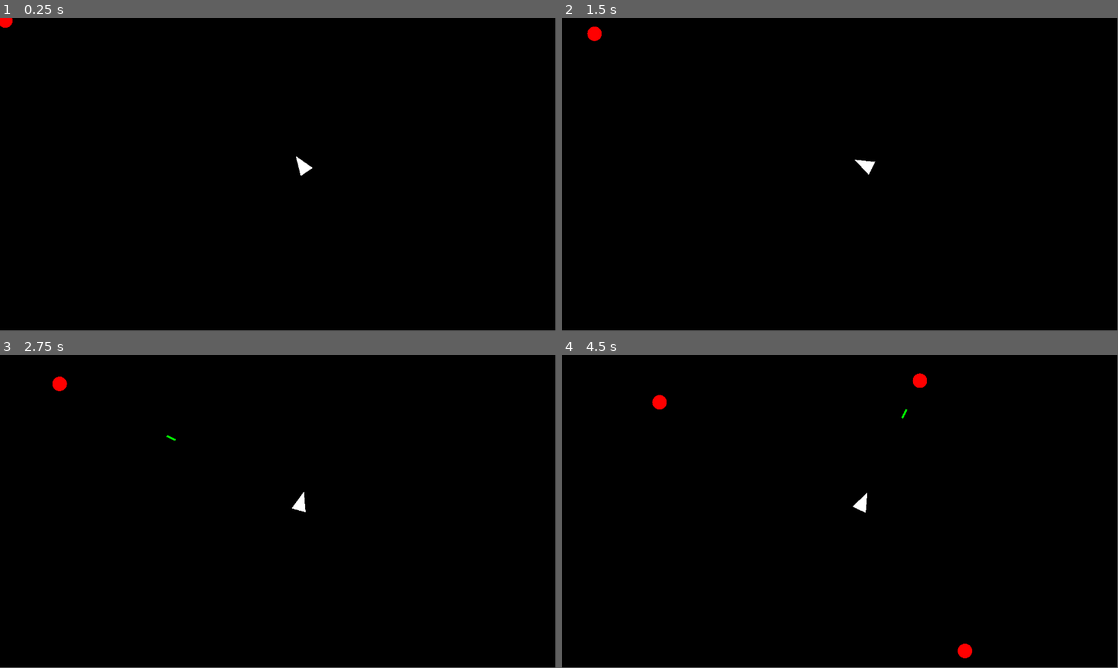
Above: before the commit, frames 1-4 (two rows, left to right).
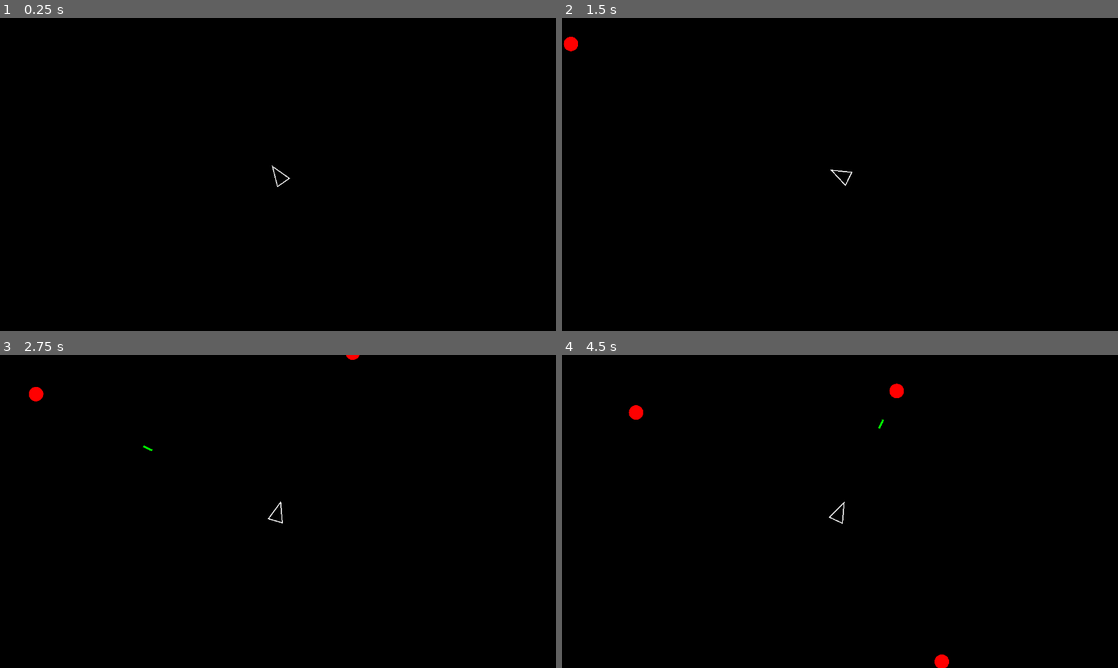
Above: after the commit, the same moments.

Repository: Ranzor/incremental
Game: Godot game, scene res://scenes/game.tscn
Same seed, same stepped clock (60 frames per second), same inputs: the game is played once before the commit and once after it.
Inputs:
- Up to frame 1 (0.25 s): no input
- Up to frame 2 (1.5 s): no input
- Up to frame 3 (2.75 s): no input
- Up to frame 4 (4.5 s): no input
In our replay, the window is 799x449 before the commit and 800x450 after it. These sizes can differ from the game's own. Grey fills any space a smaller window leaves; there, only what the larger window draws over its background counts as a difference.

The runs differ from the first frame. In frame 1, 0.2% of the frame differs, in the area x 0-57%, y 0-54%; in frame 2, 0.3%; in frame 3, 0.4%; in frame 4, 0.8%, in the area x 12-74%, y 5-100%.

Commit message:
Added upgrade menu

Diff:
--- a/Scripts/circle_enemy.gd
+++ b/Scripts/circle_enemy.gd
@@ -21,7 +21,7 @@
 func take_damage(damage) -> void:
 	current_health -= damage
 	if current_health <= 0:
-		queue_free()
+		die()
 
 func _draw() -> void:
 	draw_circle(Vector2(0,0), 15, Color(1,0,0),true)
@@ -35,4 +35,8 @@
 	if area.is_in_group("players"):
 		print("hit the dude!")
 		area.take_damage(damage)
-		queue_free()
+		die()
+
+func die() -> void:
+	PlayerData.upgrade_points += 1
+	queue_free()
--- /dev/null
+++ b/Scripts/player_data.gd
@@ -0,0 +1,21 @@
+extends Node
+
+var upgrade_points : int = 0
+
+var fire_rate : float = 1.0
+var fire_rate_cost : int = 10
+
+var max_health : int = 20
+var max_health_cost : int = 10
+
+var damage : int = 10
+var damage_cost : int = 10
+
+var multi_shot_level : int = 0
+var multi_shot_cost : int = 10
+
+func reset() -> void:
+	fire_rate = 1.0
+	max_health = 100
+	damage = 10
+	multi_shot_level = 0
--- a/Scripts/player_ship.gd
+++ b/Scripts/player_ship.gd
@@ -3,6 +3,10 @@
 @export var fire_rate: float = 1.0
 @export var max_health : int = 100
 var current_health : int = max_health
+
+@export var damage : int = 10
+@export var multi_shot_level : int = 0
+
 
 @export var triangle_size : float = 20.0
 @export var rotation_speed : float = 3.0
@@ -15,6 +19,15 @@
 var is_aligned : bool = false
 
 func _ready() -> void:
+	fire_rate = PlayerData.fire_rate
+	print("Fire Rate: " + str(fire_rate))
+	max_health = PlayerData.max_health
+	print("Max Health: " + str(max_health))
+	current_health = max_health
+	damage = PlayerData.damage
+	print("Damage : " + str(damage))
+	multi_shot_level = PlayerData.multi_shot_level
+
 	add_to_group("players")
 	points = [
 		Vector2(0, -triangle_size),
@@ -67,7 +80,8 @@
 
 func die() -> void:
 	print("Game Over! The player has died")
-	get_tree().paused = true
+	print("Upgrade Points: " + str(PlayerData.upgrade_points))
+	get_tree().change_scene_to_file("res://scenes/upgrade_menu.tscn")
 
 func attempt_shoot() -> void:
 	if is_aligned:
@@ -78,6 +92,7 @@
 	projectile_instance.position = position
 	get_parent().add_child(projectile_instance)
 	projectile_instance.set_target_direction(target_direction)
+	projectile_instance.damage = damage
 
 
 func _draw() -> void:
--- /dev/null
+++ b/Scripts/upgrade_menu.gd
@@ -0,0 +1,31 @@
+extends Control
+
+func _ready() -> void:
+	$Panel/VBoxContainer/FireRateButton.connect("pressed", Callable(self,"on_fire_rate_upgrade"))
+	$Panel/VBoxContainer/HealthButton.connect("pressed", Callable(self,"on_health_upgrade"))
+	$Panel/VBoxContainer/DamageButton.connect("pressed", Callable(self,"on_damage_upgrade"))
+	$Panel/VBoxContainer/MultiShotButton.connect("pressed", Callable(self,"on_multi_shot_upgrade"))
+	$Panel/VBoxContainer/RestartButton.connect("pressed", Callable(self,"restart"))
+
+func on_fire_rate_upgrade() -> void:
+	if PlayerData.upgrade_points >= PlayerData.fire_rate_cost:
+		PlayerData.upgrade_points -= PlayerData.fire_rate_cost
+		PlayerData.fire_rate = max(PlayerData.fire_rate -0.1, 0.2)
+
+func on_health_upgrade() -> void:
+	if PlayerData.upgrade_points >= PlayerData.max_health_cost:
+		PlayerData.upgrade_points -= PlayerData.max_health_cost
+		PlayerData.max_health += 20
+
+func on_damage_upgrade() -> void:
+	if PlayerData.upgrade_points >= PlayerData.damage_cost:
+		PlayerData.upgrade_points -= PlayerData.damage_cost
+		PlayerData.damage += 10
+
+func on_multi_shot_upgrade() -> void:
+	if PlayerData.upgrade_points >= PlayerData.multi_shot_cost:
+		PlayerData.upgrade_points -= PlayerData.multi_shot_cost
+		PlayerData.multi_shot_level += 1
+
+func restart() -> void:
+	get_tree().change_scene_to_file("res://scenes/game.tscn")
--- a/project.godot
+++ b/project.godot
@@ -15,6 +15,14 @@
 config/features=PackedStringArray("4.3", "GL Compatibility")
 config/icon="res://icon.svg"
 
+[autoload]
+
+PlayerData="*res://Scripts/player_data.gd"
+
+[display]
+
+window/stretch/mode="viewport"
+
 [rendering]
 
 renderer/rendering_method="gl_compatibility"
--- a/scenes/game.tscn
+++ b/scenes/game.tscn
@@ -9,5 +9,8 @@
 
 [node name="PlayerShip" parent="." instance=ExtResource("1_plync")]
 position = Vector2(625, 303)
+filled = false
+
+[node name="Camera2D" type="Camera2D" parent="PlayerShip"]
 
 [node name="circle_enemy" parent="." instance=ExtResource("3_w5bj2")]
--- /dev/null
+++ b/scenes/upgrade_menu.tscn
@@ -0,0 +1,44 @@
+[gd_scene load_steps=2 format=3 uid="uid://uy6377gunc02"]
+
+[ext_resource type="Script" path="res://Scripts/upgrade_menu.gd" id="1_cv5q1"]
+
+[node name="UpgradeMenu" type="Control"]
+layout_mode = 3
+anchors_preset = 15
+anchor_right = 1.0
+anchor_bottom = 1.0
+grow_horizontal = 2
+grow_vertical = 2
+script = ExtResource("1_cv5q1")
+
+[node name="Panel" type="Panel" parent="."]
+layout_mode = 0
+offset_right = 1153.0
+offset_bottom = 646.0
+
+[node name="VBoxContainer" type="VBoxContainer" parent="Panel"]
+layout_mode = 0
+offset_left = 230.0
+offset_top = 204.0
+offset_right = 889.0
+offset_bottom = 348.0
+
+[node name="FireRateButton" type="Button" parent="Panel/VBoxContainer"]
+layout_mode = 2
+text = "Fire Rate"
+
+[node name="HealthButton" type="Button" parent="Panel/VBoxContainer"]
+layout_mode = 2
+text = "Max Health"
+
+[node name="DamageButton" type="Button" parent="Panel/VBoxContainer"]
+layout_mode = 2
+text = "Damage"
+
+[node name="MultiShotButton" type="Button" parent="Panel/VBoxContainer"]
+layout_mode = 2
+text = "Multi Shot"
+
+[node name="RestartButton" type="Button" parent="Panel/VBoxContainer"]
+layout_mode = 2
+text = "Restart"
